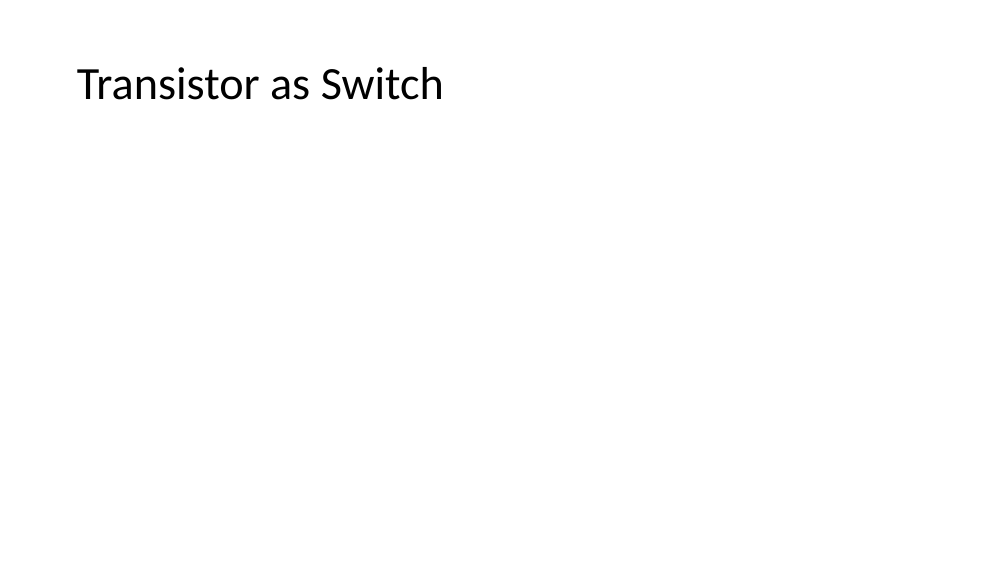
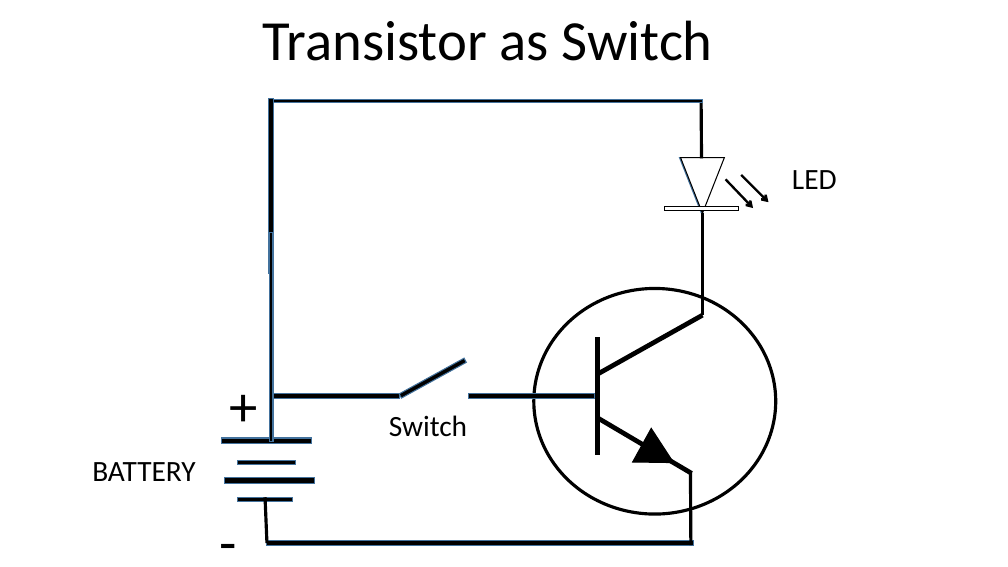
Before and after one commit to infocelab/embedded-projects, a slide deck: slide 21 of Documents/projects for schools.pptx (slide 36 before the commit). Drawn at 1008x567 pixels with LibreOffice and Linux fonts; fonts in the diff are those of the drawing. Boxes give left, top, right and bottom in pixels: in the first picture for what was removed or moved away, otherwise in the second. Text is boxed around its words. In the diff, an @@ line names an element or a change of style, - is before the commit and + after.

```diff
--- a/Documents/projects for schools.pptx
+++ b/Documents/projects for schools.pptx
@@ text "Transistor as Switch": place and size @@
-text "Transistor as Switch" at box(77, 67, 444, 100)
+text "Transistor as Switch" at box(262, 20, 713, 61)
@@ text "Transistor as Switch" at box(262, 20, 713, 61): size 44 to 54 pt; alignment left to centre; line spacing 0.9 to 1; vertical alignment middle to top @@
@@ rectangle added at box(268, 98, 274, 273), fill #000000, outline #43739E 1 pt @@
@@ rectangle added at box(271, 99, 702, 103), fill #000000, outline #43739E 1 pt @@
@@ line added from (702, 158) to (701, 100), #000000 3 pt @@
@@ triangle added at box(680, 158, 724, 214), fill #5B9BD5, outline #43739E 1 pt @@
@@ triangle added at box(681, 158, 724, 214), fill #FFFFFF, outline #000000 1 pt @@
@@ arrow added from (726, 179) to (753, 208), #000000 2.25 pt @@
@@ arrow added from (741, 175) to (769, 202), #000000 2.25 pt @@
@@ text added at box(792, 170, 837, 189), 28 pt, text #000000 @@
+LED
@@ rectangle added at box(665, 207, 739, 211), fill #FFFFFF, outline #000000 1 pt @@
@@ rectangle added at box(269, 233, 273, 442), fill #000000, outline #43739E 1 pt @@
@@ line added from (702, 315) to (702, 213), #000000 3 pt @@
@@ ellipse added at box(534, 289, 776, 514), fill #FFFFFF, outline #000000 3 pt @@
@@ line added from (702, 315) to (599, 374), #000000 4.5 pt @@
@@ rectangle added at box(399, 358, 466, 398), fill #000000, outline #43739E 1 pt @@
@@ line added from (598, 337) to (598, 455), #000000 4.5 pt @@
@@ text added at box(219, 366, 269, 442), 54 pt, text #000000 @@
++
@@ rectangle added at box(273, 393, 399, 398), fill #000000, outline #43739E 1 pt @@
@@ text added at box(389, 415, 467, 437), 28 pt, text #000000 @@
+Switch
@@ rectangle added at box(468, 394, 594, 399), fill #000000, outline #43739E 1 pt @@
@@ line added from (599, 419) to (692, 473), #000000 4.5 pt @@
@@ rectangle added at box(222, 438, 312, 443), fill #000000, outline #43739E 1 pt @@
@@ triangle added at box(633, 429, 683, 480), fill #000000, outline #000000 1 pt @@
@@ text added at box(92, 462, 196, 481), 28 pt, text #000000 @@
+BATTERY
@@ rectangle added at box(225, 478, 315, 483), fill #000000, outline #43739E 1 pt @@
@@ rectangle added at box(238, 461, 296, 465), fill #000000, outline #43739E 1 pt @@
@@ line added from (691, 545) to (690, 473), #000000 3 pt @@
@@ text added at box(204, 503, 254, 567), 54 pt, text #000000 @@
+-
@@ rectangle added at box(237, 498, 293, 501), fill #000000, outline #43739E 1 pt @@
@@ line added from (267, 543) to (265, 498), #000000 3 pt @@
@@ rectangle added at box(267, 541, 693, 545), fill #000000, outline #43739E 1 pt @@
```
Also in this commit, not shown: 5 other slides changed, 7 slides added, 40 other files.
